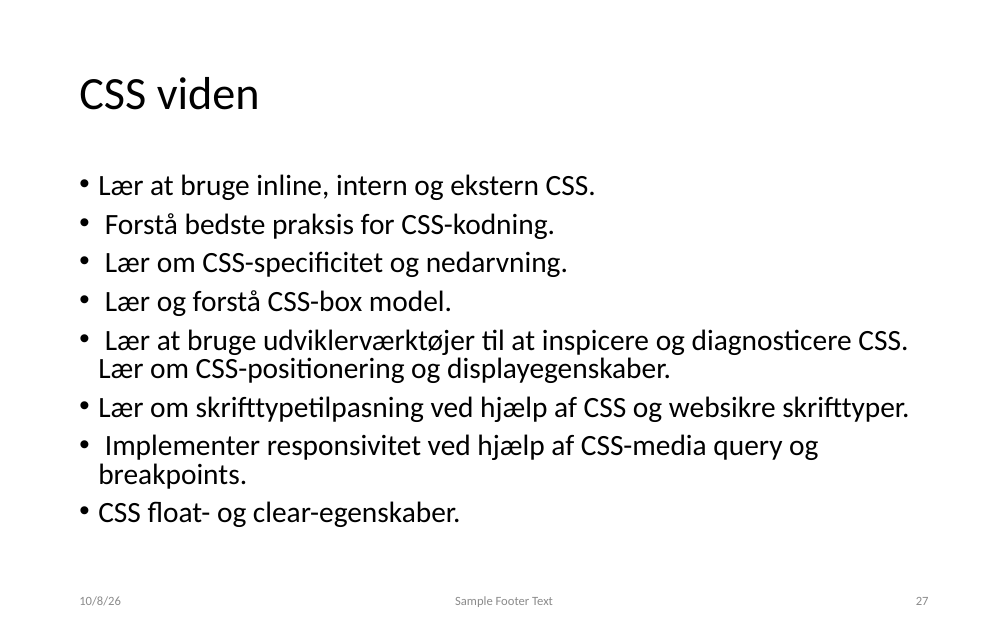
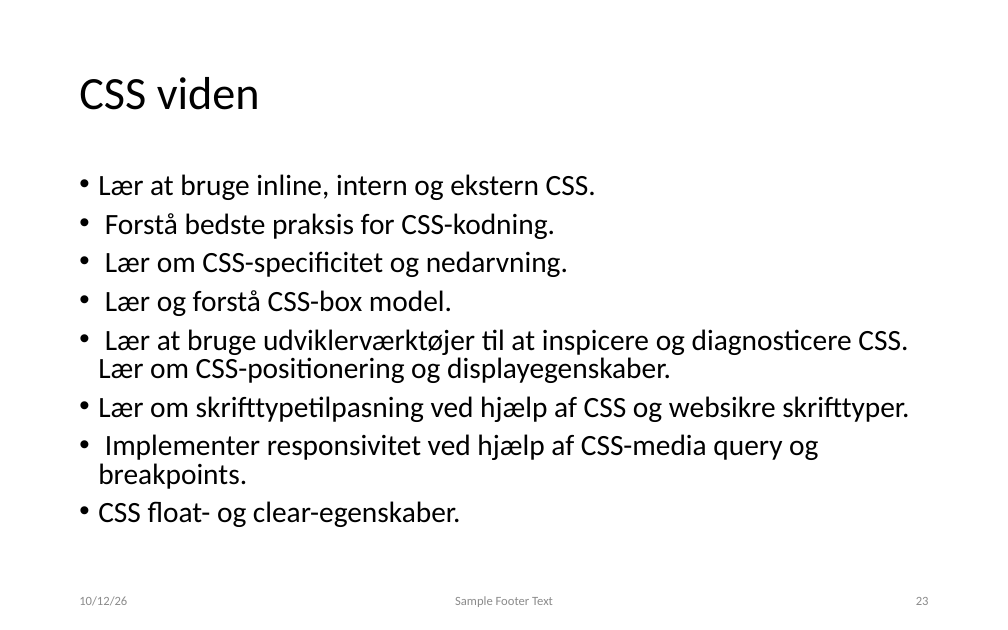
Before and after one commit to xiaoleibi/DMU26, a slide deck: slide 23 of UX valgfag2026.pptx (slide 27 before the commit). Drawn at 1008x630 pixels with LibreOffice and Linux fonts; fonts in the diff are those of the drawing. Boxes give left, top, right and bottom in pixels: in the first picture for what was removed or moved away, otherwise in the second. Text is boxed around its words. In the diff, an @@ line names an element or a change of style, - is before the commit and + after.

```diff
--- a/UX valgfag2026.pptx
+++ b/UX valgfag2026.pptx
@@ text at (79, 596, 127, 606): text changed @@
-10/8/26
+10/12/26
@@ page number at (916, 597, 929, 605): text changed @@
-27
+23
```
Also in this commit, not shown: 4 other slides changed, 1 slide added, 5 slides removed.
